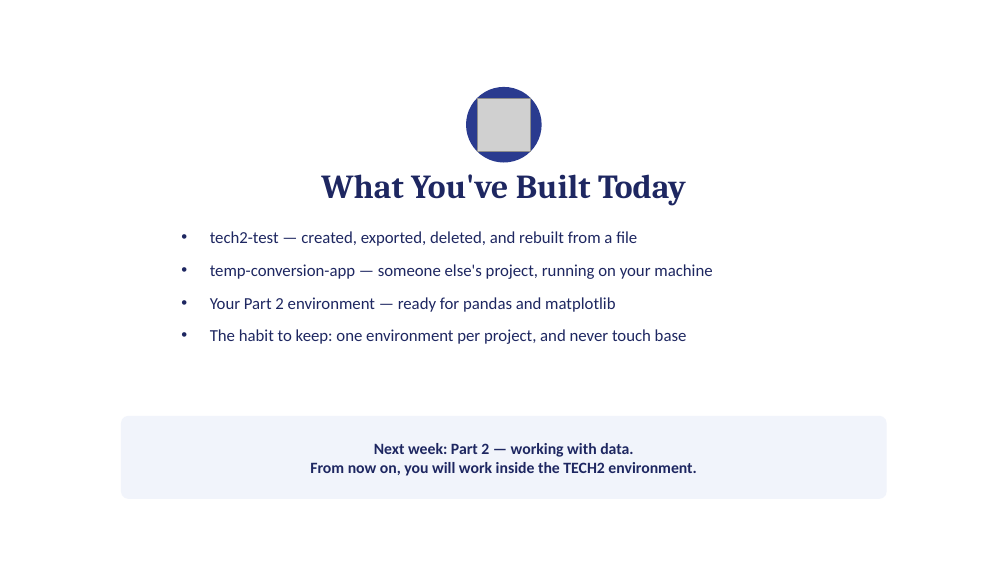
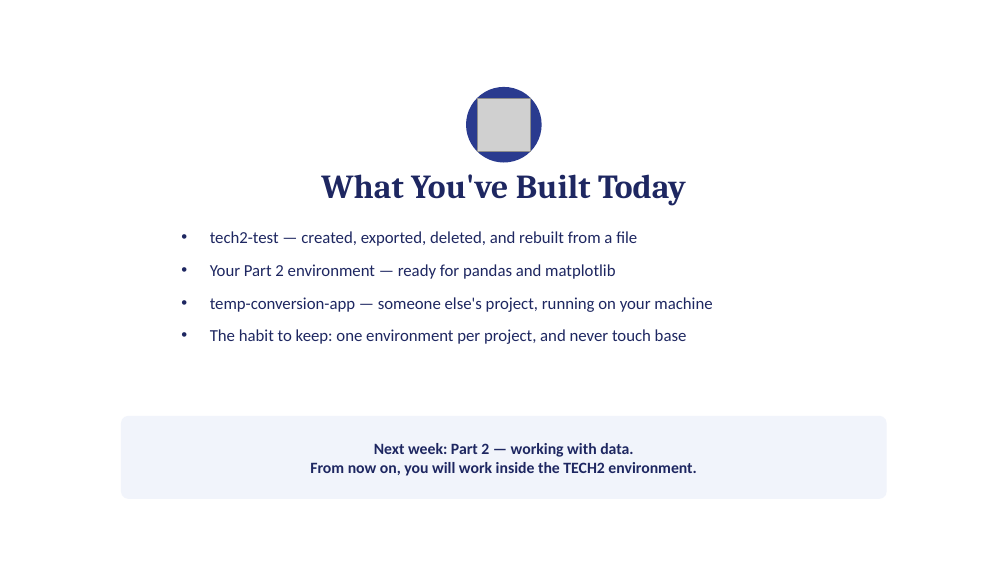
Before and after one commit to isabelhovdahl/TECH2, a slide deck: slide 15 of workshops/week06/conda_slides.pptx. Drawn at 1008x567 pixels with LibreOffice and Linux fonts; fonts in the diff are those of the drawing; grey boxes stand for pictures. Boxes give left, top, right and bottom in pixels: in the first picture for what was removed or moved away, otherwise in the second. Text is boxed around its words. In the diff, an @@ line names an element or a change of style, - is before the commit and + after.

```diff
--- a/workshops/week06/conda_slides.pptx
+++ b/workshops/week06/conda_slides.pptx
@@ text at (210,264,615,279): paragraph added @@
+• Your Part 2 environment — ready for pandas and matplotlib
@@ text at (210,297,615,312): paragraph removed @@
-• Your Part 2 environment — ready for pandas and matplotlib
```
Also in this commit, not shown: 13 other slides changed, 4 other files.
